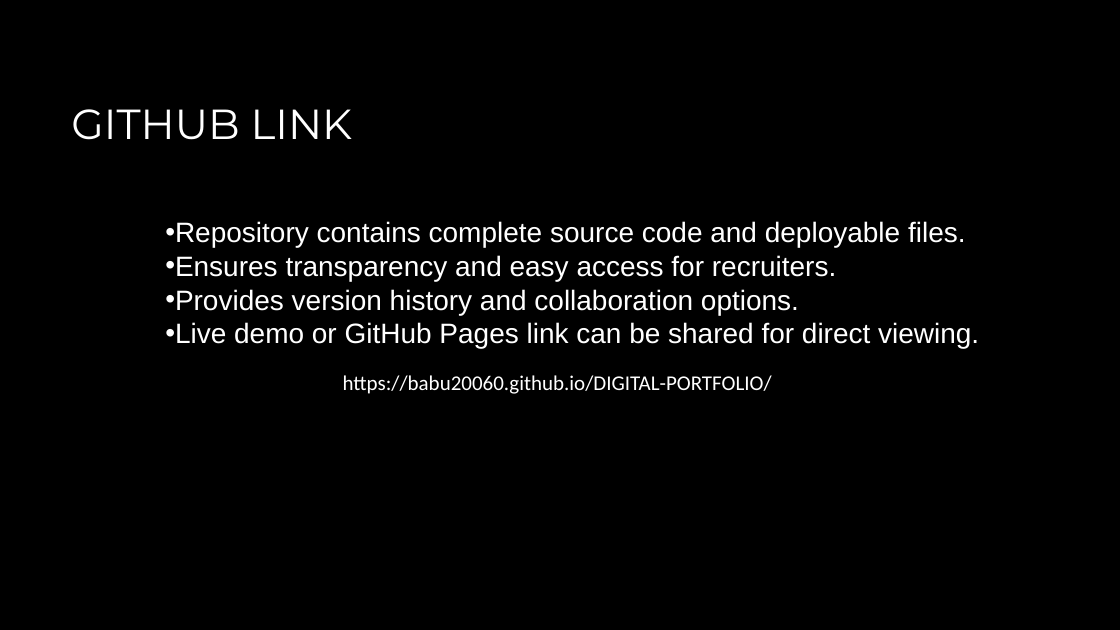
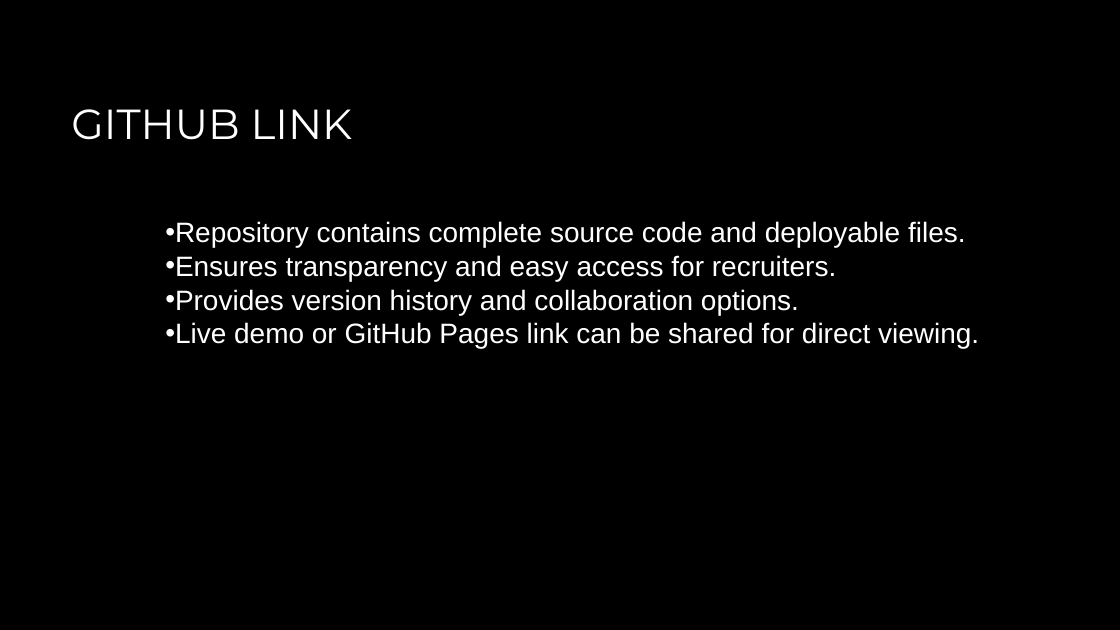
Before and after one commit to vigneshs60342-art/DIGITAL-PORTFOLIO, a slide deck: slide 12 of final project.pdf.pptx. Drawn at 1120x630 pixels with LibreOffice and Linux fonts; fonts in the diff are those of the drawing; background and template pictures are left out. Boxes give left, top, right and bottom in pixels: in the first picture for what was removed or moved away, otherwise in the second. Text is boxed around its words. In the diff, an @@ line names an element or a change of style, - is before the commit and + after.

```diff
--- a/final project.pdf.pptx
+++ b/final project.pdf.pptx
@@ text removed at (343,375,772,394) @@
-https://babu20060.github.io/DIGITAL-PORTFOLIO/
```
Also in this commit, not shown: 2 other slides changed, 5 other files.
